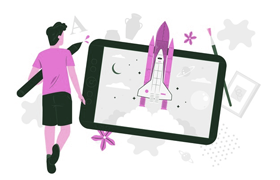
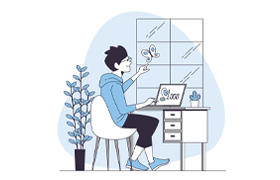
Two versions of the same layered image (280×180). Layer-by-layer changes:
showed group "Group 2 copy" (2 layers) over bbox(16, 11, 261, 175)
painted on "Layer 2" over bbox(57, 11, 226, 172)
showed group "Group 2" (2 layers) over bbox(16, 11, 261, 175)
